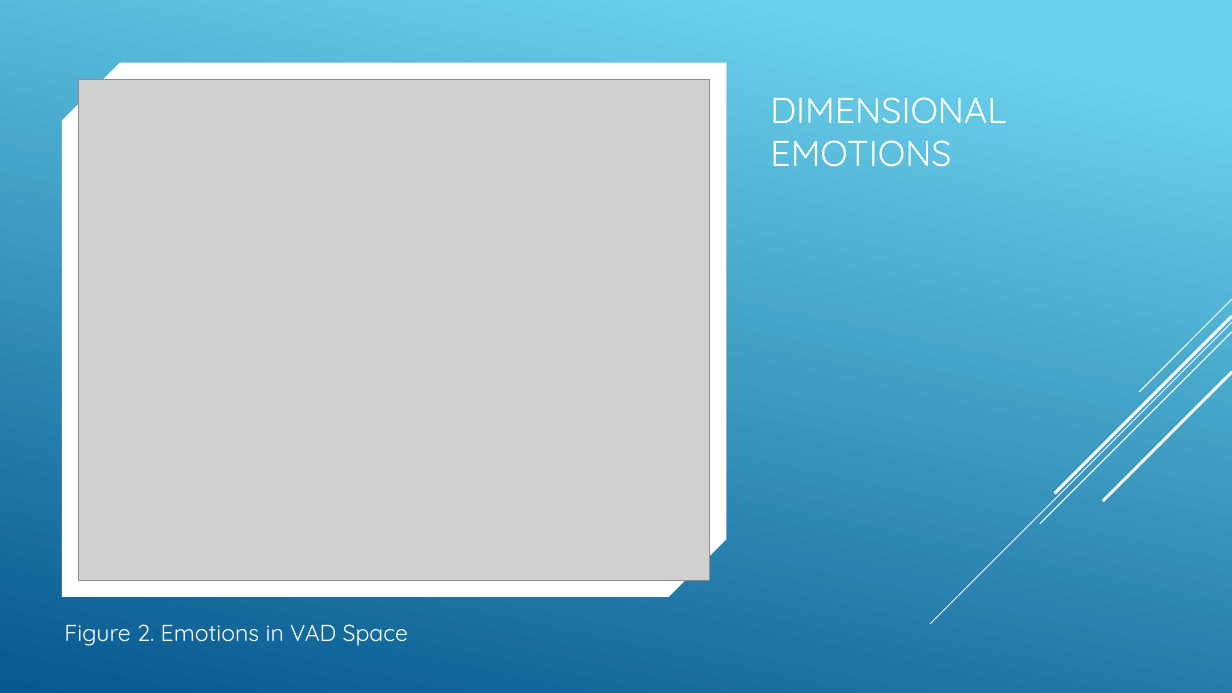
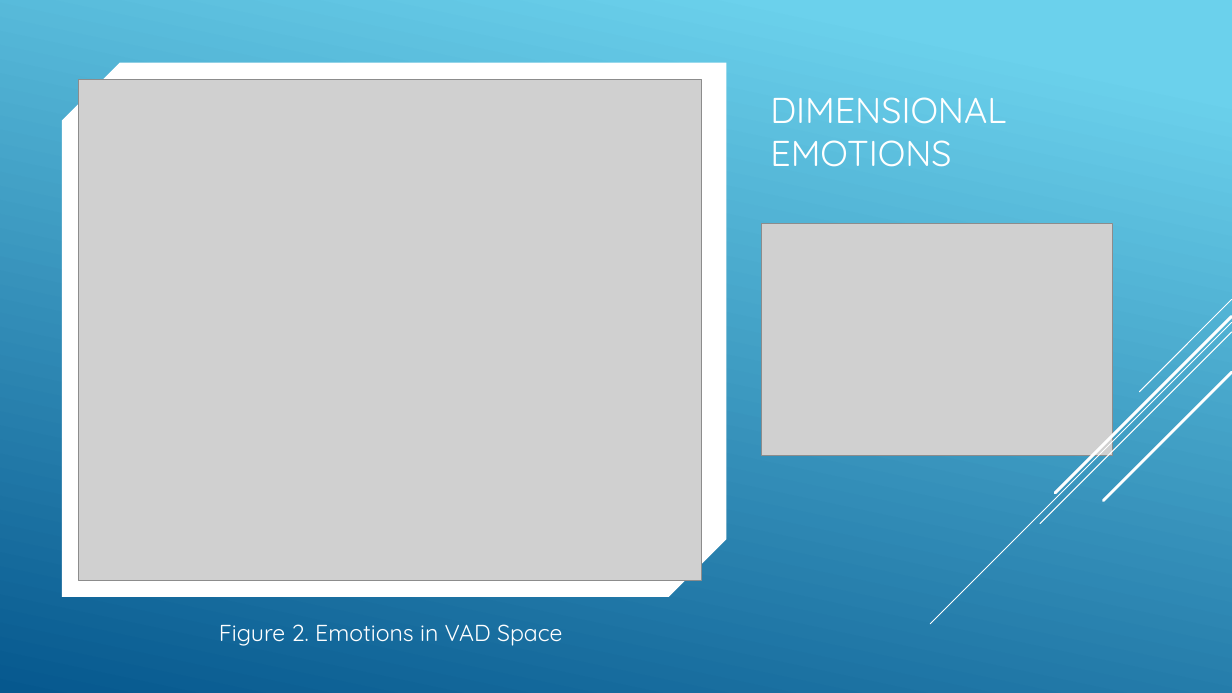
Before and after one commit to kutay-ugurlu/583-Project, a slide deck: slide 3 of report/Presentation.pptx. Drawn at 1232x693 pixels with LibreOffice and Linux fonts; fonts in the diff are those of the drawing; grey boxes stand for pictures. Boxes give left, top, right and bottom in pixels: in the first picture for what was removed or moved away, otherwise in the second. Text is boxed around its words. In the diff, an @@ line names an element or a change of style, - is before the commit and + after.

```diff
--- a/report/Presentation.pptx
+++ b/report/Presentation.pptx
@@ picture: place and size @@
-picture at <box>79,79,710,580</box>
+picture at <box>79,79,701,580</box>
@@ picture added at <box>762,224,1114,456</box> @@
@@ text "Figure 2. Emotions in VAD ..." at <box>219,624,562,646</box>: alignment left to centre @@
```
Also in this commit, not shown: 1 slide added, 1 slide removed, 4 other files.
